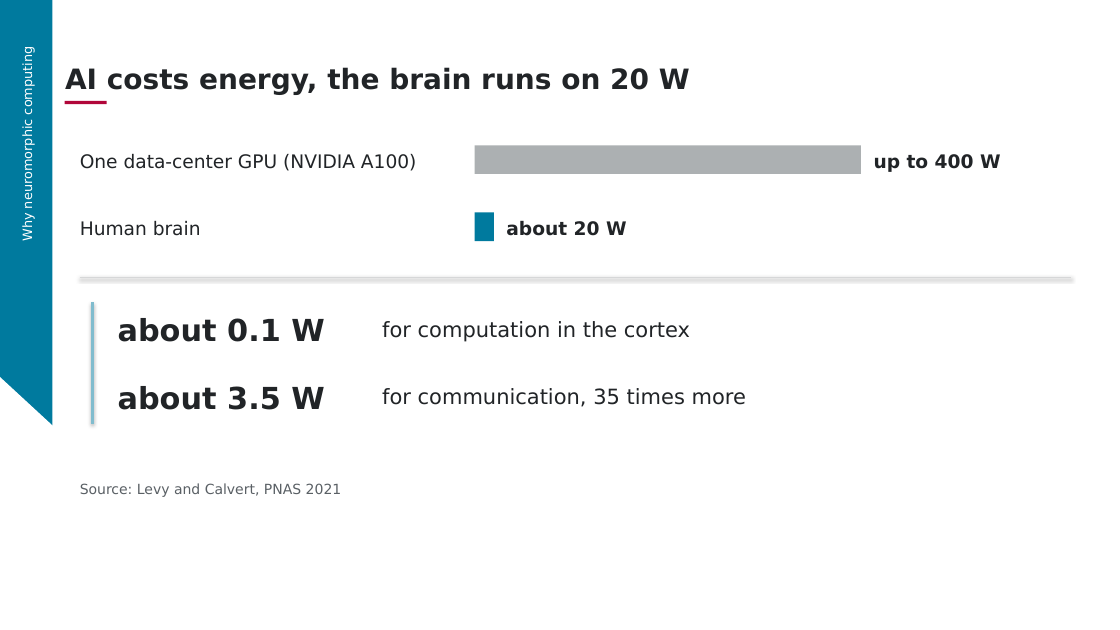
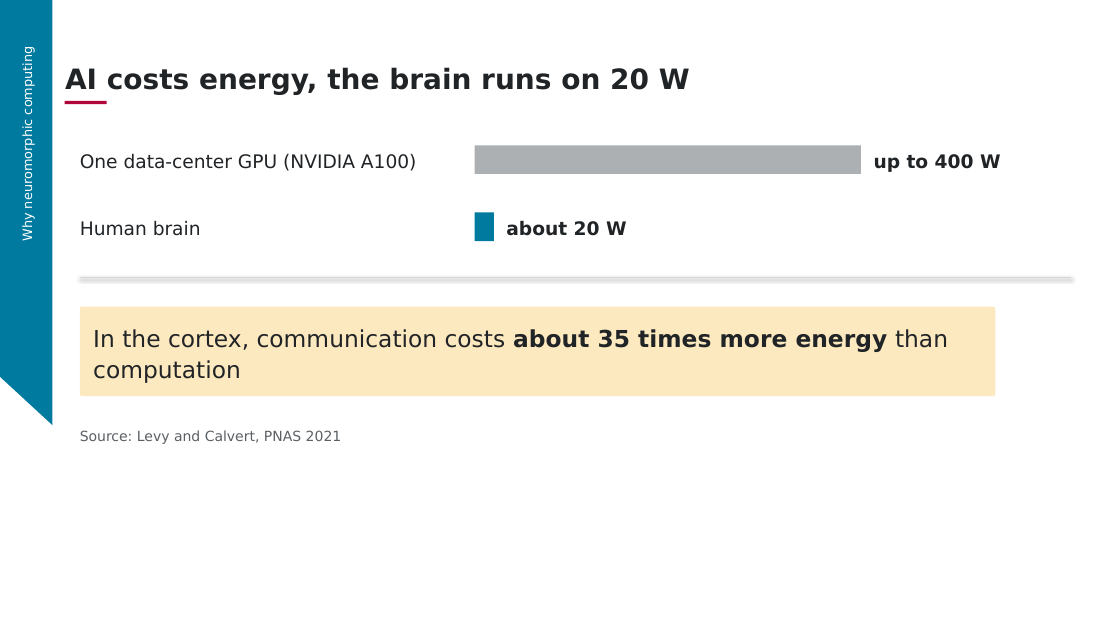
Before and after one commit to aihpi/workshop-spinnaker2, a slide deck: slide 4 of 02_workshop_design/slides/part1.pptx. Drawn at 1120x630 pixels with LibreOffice and Linux fonts; fonts in the diff are those of the drawing; background and template pictures are left out. Boxes give left, top, right and bottom in pixels: in the first picture for what was removed or moved away, otherwise in the second. Text is boxed around its words. In the diff, an @@ line names an element or a change of style, - is before the commit and + after.

```diff
--- a/02_workshop_design/slides/part1.pptx
+++ b/02_workshop_design/slides/part1.pptx
@@ rounded rectangle added at box(80, 307, 996, 397), fill #FDE9BF @@
@@ line removed from (92, 302) to (92, 424) @@
@@ text at box(93, 329, 948, 383): text changed; size 26 to 20 pt; bold off @@
-about 0.1 W
+In the cortex, communication costs about 35 times more energy than computation
@@ text removed at box(382, 321, 690, 342) @@
-for computation in the cortex
@@ text removed at box(118, 386, 324, 410) @@
-about 3.5 W
@@ text removed at box(382, 388, 746, 407) @@
-for communication, 35 times more
@@ text "Source: Levy and Calvert, PNAS ...": place and size @@
-text "Source: Levy and Calvert, PNAS ..." at box(80, 483, 342, 497)
+text "Source: Levy and Calvert, PNAS ..." at box(80, 430, 342, 444)
```
Also in this commit, not shown: 15 other slides changed, 10 other files.
